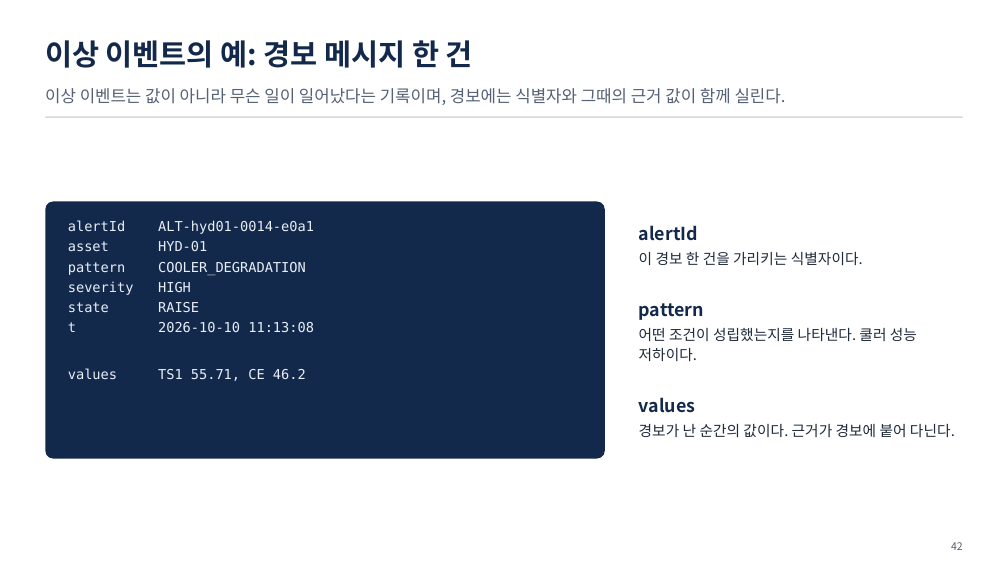
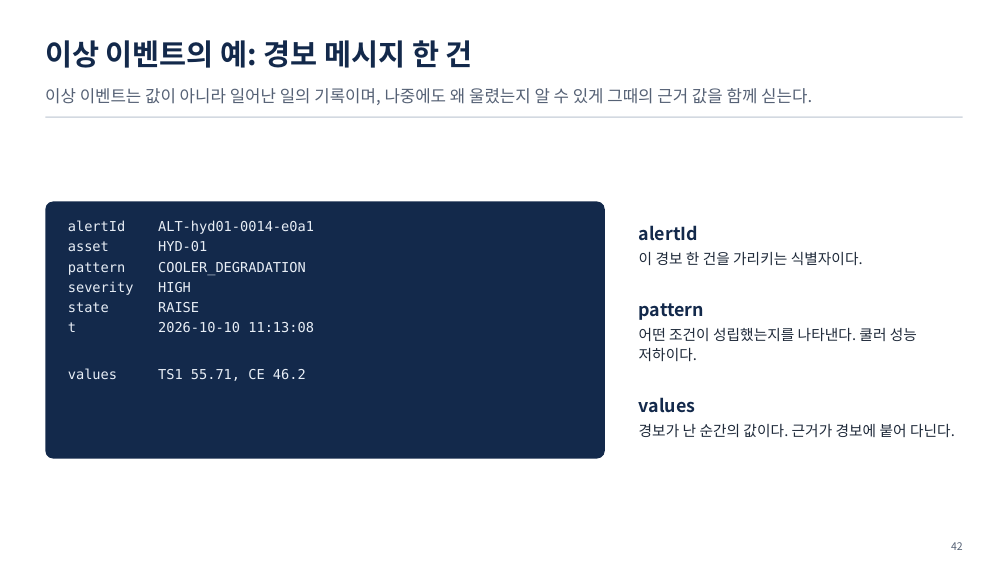
Before and after one commit to uengine-oss/hyd-iot-edu, a slide deck: slide 42 of course/slides/integrated/통합반_01일차.pptx. Drawn at 1008x567 pixels with LibreOffice and Linux fonts; fonts in the diff are those of the drawing. Boxes give left, top, right and bottom in pixels: in the first picture for what was removed or moved away, otherwise in the second. Text is boxed around its words. In the diff, an @@ line names an element or a change of style, - is before the commit and + after.

```diff
--- a/course/slides/integrated/통합반_01일차.pptx
+++ b/course/slides/integrated/통합반_01일차.pptx
@@ text at (45, 88, 812, 105): text changed @@
-이상 이벤트는 값이 아니라 무슨 일이 일어났다는 기록이며, 경보에는 식별자와 그때의 근거 값이 함께 실린다.
+이상 이벤트는 값이 아니라 일어난 일의 기록이며, 나중에도 왜 울렸는지 알 수 있게 그때의 근거 값을 함께 싣는다.
```
Also in this commit, not shown: 16 other slides changed, 10 other files.
